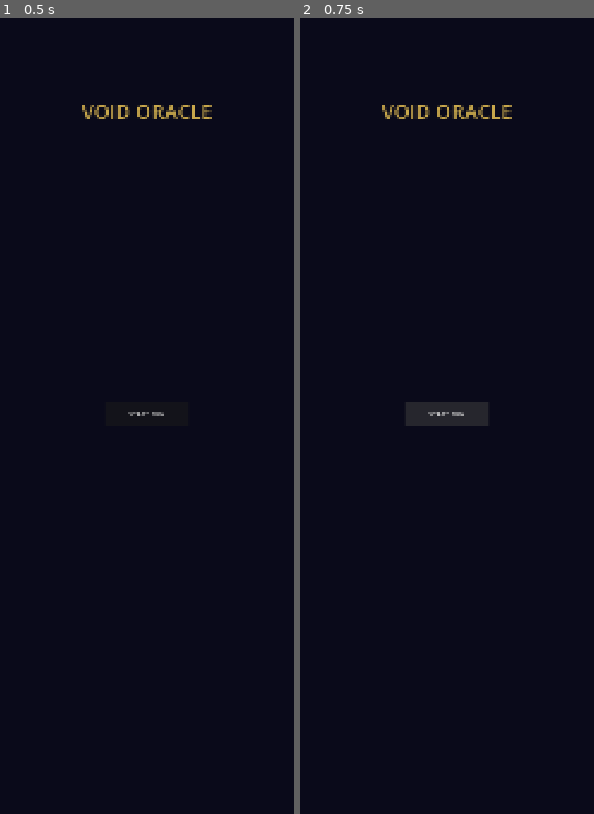
Above: before the commit, frames 1-2 (left to right).
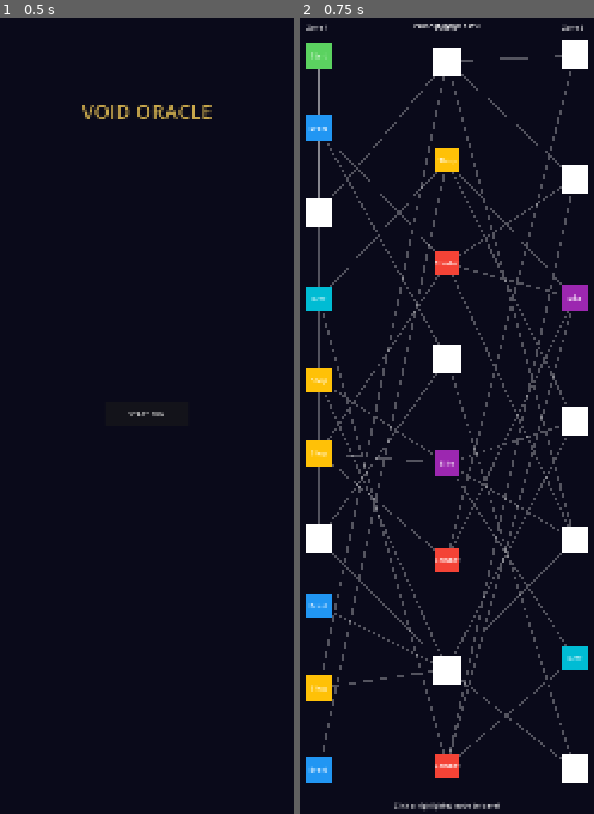
Above: after the commit, the same moments.

Repository: klampatech/void-oracle
Game: Godot game, scene res://scenes/menus/MainMenu.tscn
Two runs of this game, one before a commit and one after it. Both use one fixed random seed, a clock stepped at 60 frames per second and the inputs below.
Inputs:
- Up to frame 1 (0.5 s): no input
- Up to frame 2 (0.75 s): click "START RUN" at 0.5 s

Frame 1 is identical in both runs. In frame 2, 14% of the frame differs, in the area x 2-98%, y 0-100%.

Commit message:
fix: MainMenu scene visibility - hide menu after starting run
Root cause: MainMenu was the main scene and stayed visible when
RunManager added the map as a child. The map was hidden behind
the menu because MainMenu never hid itself.

Fix: Added visible = false in MainMenu._on_start_pressed()
after calling RunManager.start_new_run() so the map becomes visible.

Co-Authored-By: Claude Opus 4.6 <noreply@anthropic.com>

Diff:
--- a/scripts/ui/MainMenu.gd
+++ b/scripts/ui/MainMenu.gd
@@ -10,5 +10,8 @@
 	var seed := randi()
 	print("MainMenu: Starting new run with seed: ", seed)
 
+	# Hide the menu so the map (added by RunManager) becomes visible
+	visible = false
+
 	# Start the run via RunManager
 	RunManager.start_new_run(seed)
Not shown, changed: IMPLEMENTATION_PLAN.md
